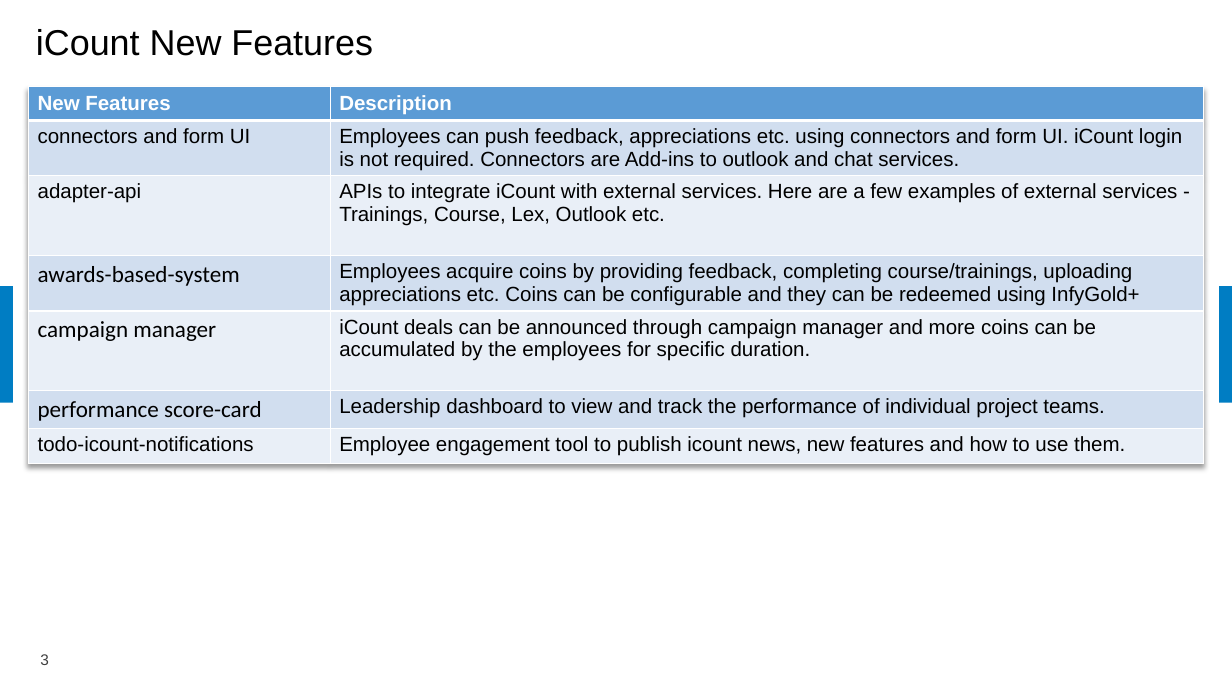
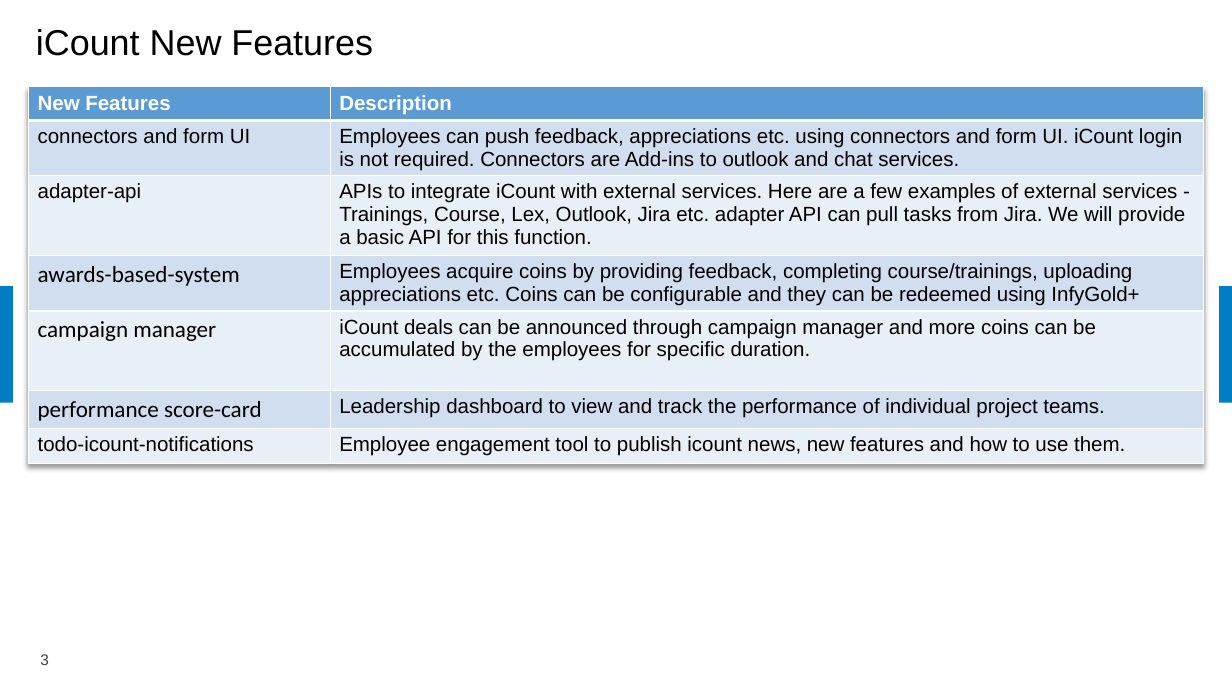
Before and after one commit to samratbasu2019/iSoreDesignArtifacts, a slide deck: slide 3 of iSolve-iCount-Hackathon_Solution.pptx. Drawn at 1232x693 pixels with LibreOffice and Linux fonts; fonts in the diff are those of the drawing; background and template pictures are left out. Boxes give left, top, right and bottom in pixels: in the first picture for what was removed or moved away, otherwise in the second. Text is boxed around its words. In the diff, an @@ line names an element or a change of style, - is before the commit and + after.

```diff
--- a/iSolve-iCount-Hackathon_Solution.pptx
+++ b/iSolve-iCount-Hackathon_Solution.pptx
@@ table at box(29, 87, 1204, 473) @@
-row 3, column 2: APIs to integrate iCount with external services. Here are a few examples of external services - Trainings, Course, Lex, Outlook etc.
+row 3, column 2: APIs to integrate iCount with external services. Here are a few examples of external services - Trainings, Course, Lex, Outlook, Jira etc. adapter API can pull tasks from Jira. We will provide a basic API for this function.
```
Also in this commit, not shown: 1 other slide changed, 2 slides added.
